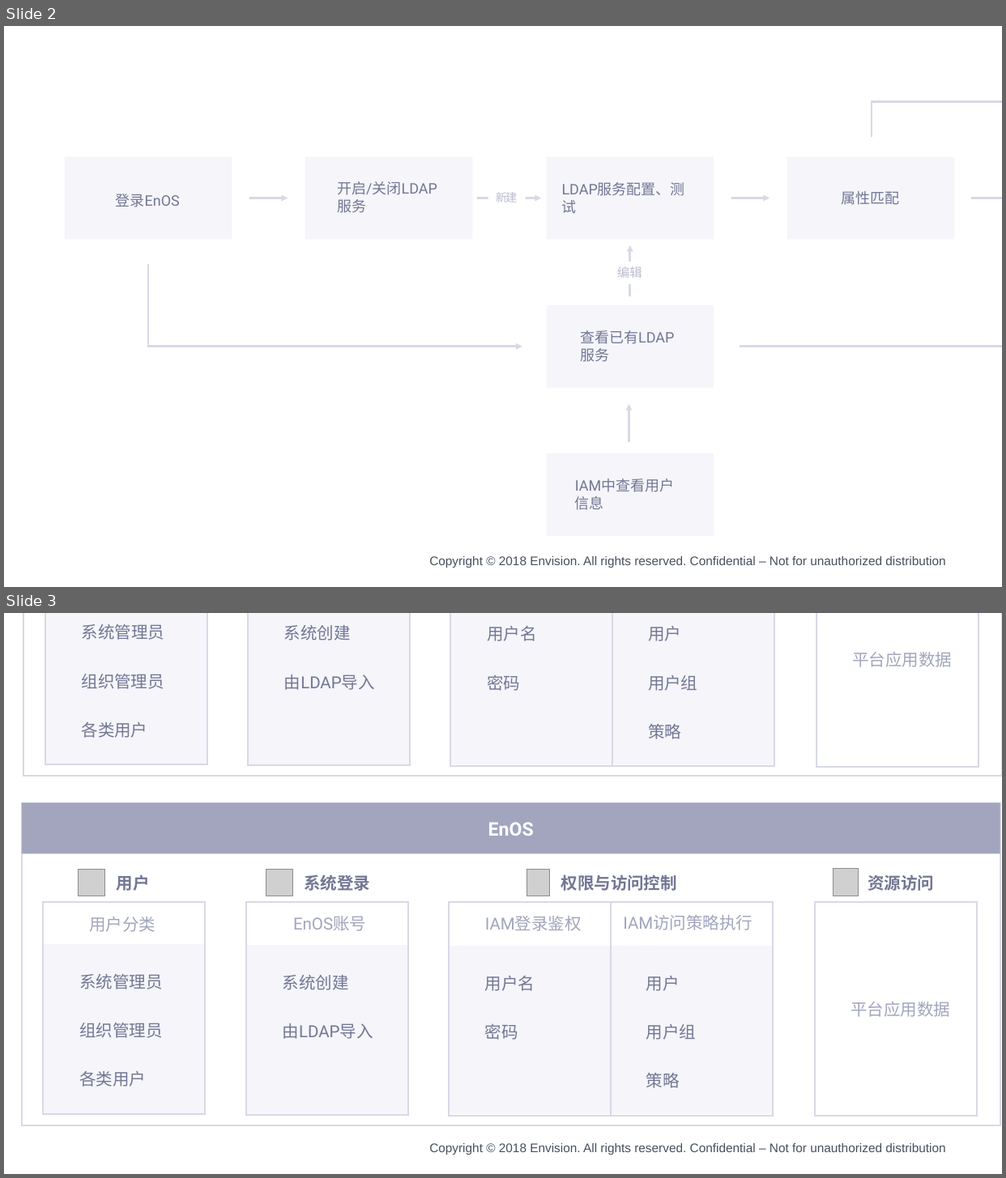
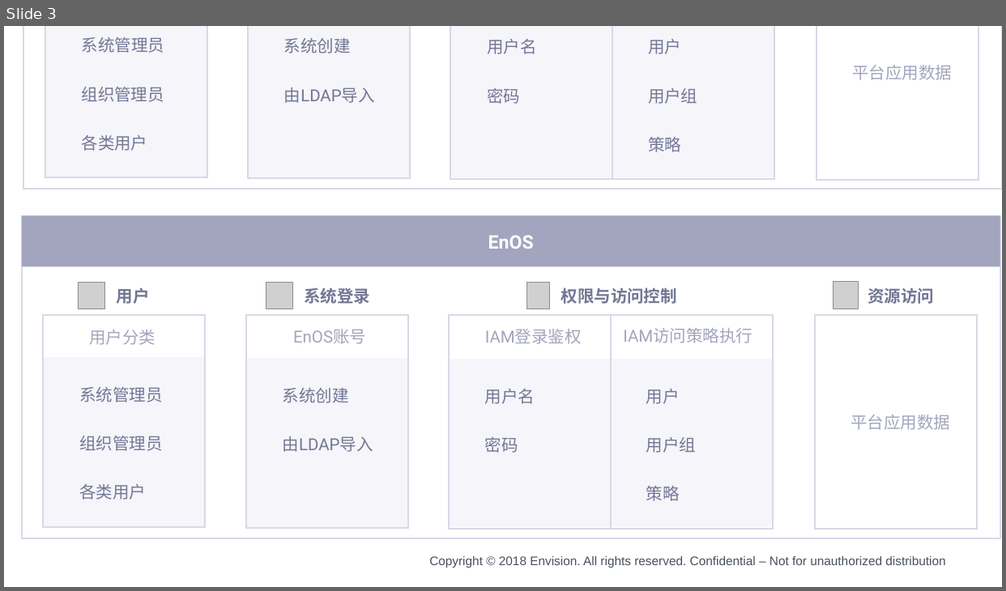
Before and after one commit to EnvisionDoc/iam, a slide deck: media/iam.pptx. Shown one above the other, each under a label of ours: slides 2 and 3 before the commit, slide 3 after it. The pictures are 1006x1178 and 1006x591 pixels, drawn with LibreOffice and Linux fonts; fonts in the diff are those of the drawing; grey boxes stand for pictures; background and template pictures are left out. Boxes give left, top, right and bottom in pixels: in the first picture for what was removed or moved away, otherwise in the second. Text is boxed around its words. In the diff, an @@ line names an element or a change of style, - is before the commit and + after.

```diff
--- a/media/iam.pptx
+++ b/media/iam.pptx
@@ slide 2 removed at bbox=[4, 26, 1002, 587], background #FFFFFF; not listed: 1 template element that a slide beside it also shows @@
@@ group removed at bbox=[65, 101, 1002, 535]: 8 texts, 6 rectangles, 6 arrows, 3 elbow arrows @@
-开启/关闭LDAP服务
-LDAP服务配置、测试
-登录EnOS
-属性匹配
-IAM中查看用户信息
-查看已有LDAP服务
-新建
-编辑
```
Also in this commit, not shown: 3 slides added, 2 other slides removed, 36 other files.
